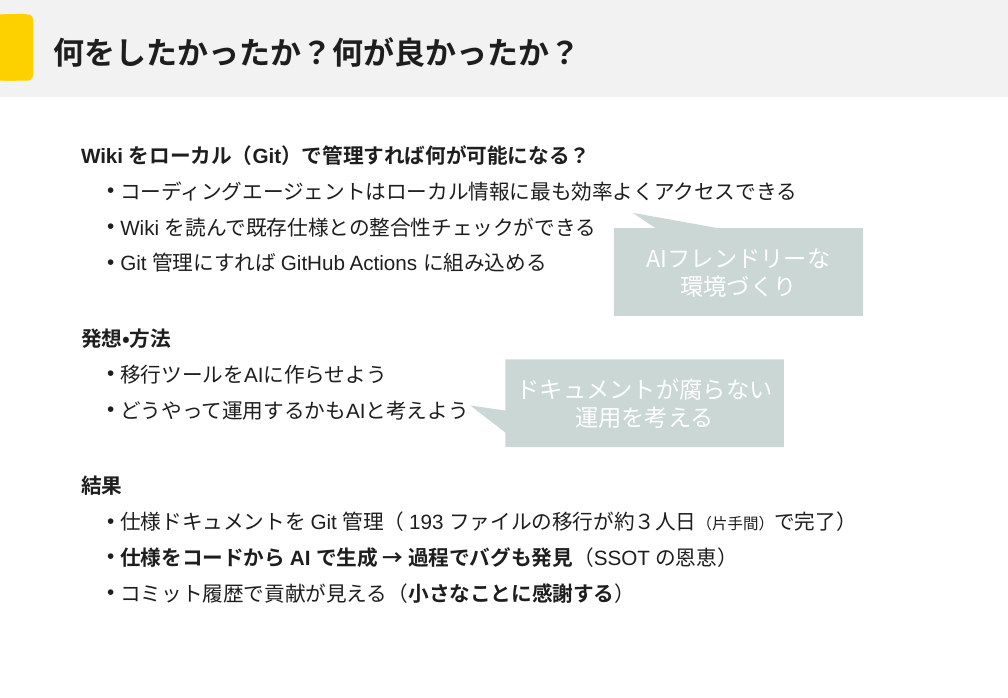
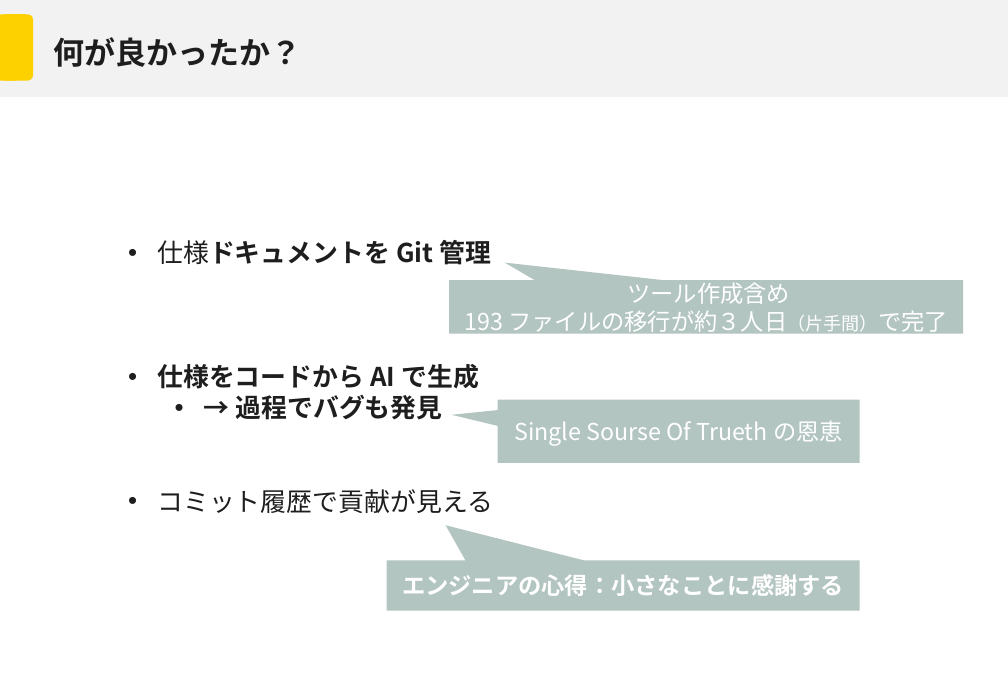
Before and after one commit to Mori-Taiki/Presentation, a slide deck: slide 9 of TechMeeting202604/techmeeting20260406.pptx (slide 5 before the commit). Drawn at 1008x698 pixels with LibreOffice and Linux fonts; fonts in the diff are those of the drawing; background and template pictures are left out. Boxes give left, top, right and bottom in pixels: in the first picture for what was removed or moved away, otherwise in the second. Text is boxed around its words. In the diff, an @@ line names an element or a change of style, - is before the commit and + after.

```diff
--- a/TechMeeting202604/techmeeting20260406.pptx
+++ b/TechMeeting202604/techmeeting20260406.pptx
@@ title at [53, 37, 301, 67]: text changed @@
-何をしたかったか？何が良かったか？
+何が良かったか？
@@ text removed at [81, 145, 856, 603] @@
-Wiki をローカル（Git）で管理すれば何が可能になる？
-  • コーディングエージェントはローカル情報に最も効率よくアクセスできる
-  • Wiki を読んで既存仕様との整合性チェックができる
-  • Git 管理にすれば GitHub Actions に組み込める
-発想・方法
-  • 移行ツールをAIに作らせよう
-  • どうやって運用するかもAIと考えよう
-結果
-  • 仕様ドキュメントを Git 管理（ 193 ファイルの移行が約３人日（片手間）で完了）
-  • 仕様をコードから AI で生成 → 過程でバグも発見（SSOT の恩恵）
-  • コミット履歴で貢献が見える（小さなことに感謝する）
@@ speech box removed at [614, 228, 864, 316] @@
-AIフレンドリーな
-環境づくり
@@ text added at [157, 240, 493, 513], 20 pt, text #1E1E1E, bold @@
+  • 仕様ドキュメントを Git 管理
+  • 仕様をコードから AI で生成
+    • → 過程でバグも発見
+  • コミット履歴で貢献が見える
@@ speech box added at [450, 280, 963, 333], fill #698D84 at 50% opacity, 18 pt, text #FFFFFF @@
+ツール作成含め
+193 ファイルの移行が約３人日（片手間）で完了
@@ speech box removed at [505, 359, 784, 447] @@
-ドキュメントが腐らない運用を考える
@@ speech box added at [498, 399, 860, 463], fill #698D84 at 50% opacity, 18 pt, text #FFFFFF @@
+Single Sourse Of Trueth の恩恵
@@ speech box added at [386, 560, 859, 611], fill #698D84 at 50% opacity, 18 pt, text #FFFFFF, bold @@
+エンジニアの心得：小さなことに感謝する
```
Also in this commit, not shown: 12 other slides changed, 2 slides added.
